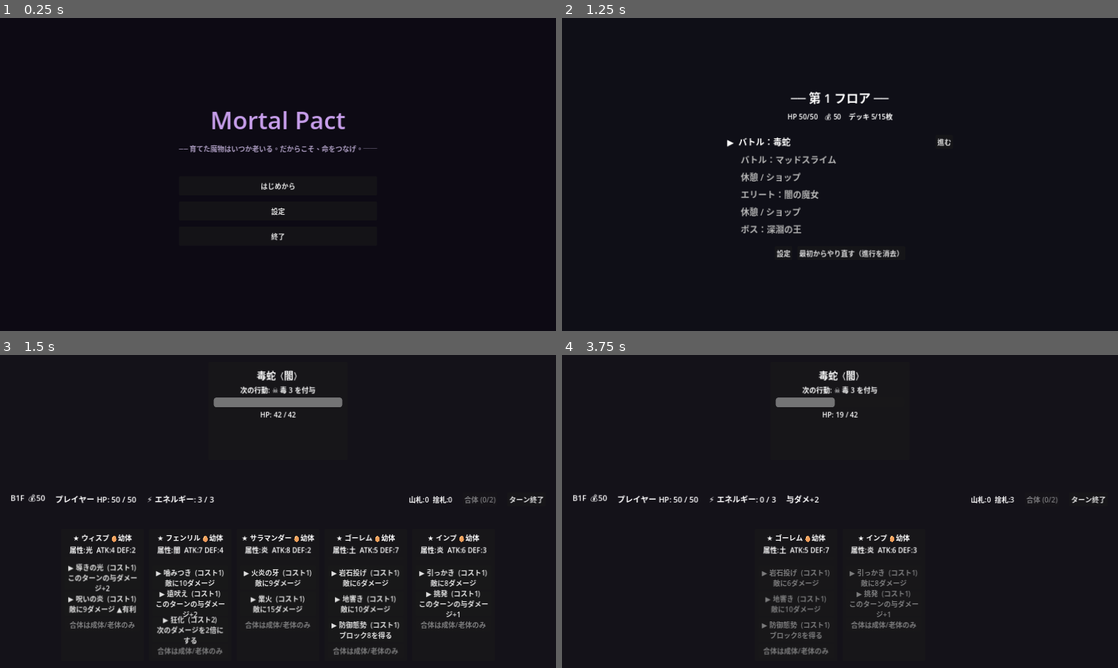
Above: before the commit, frames 1-4 (two rows, left to right).
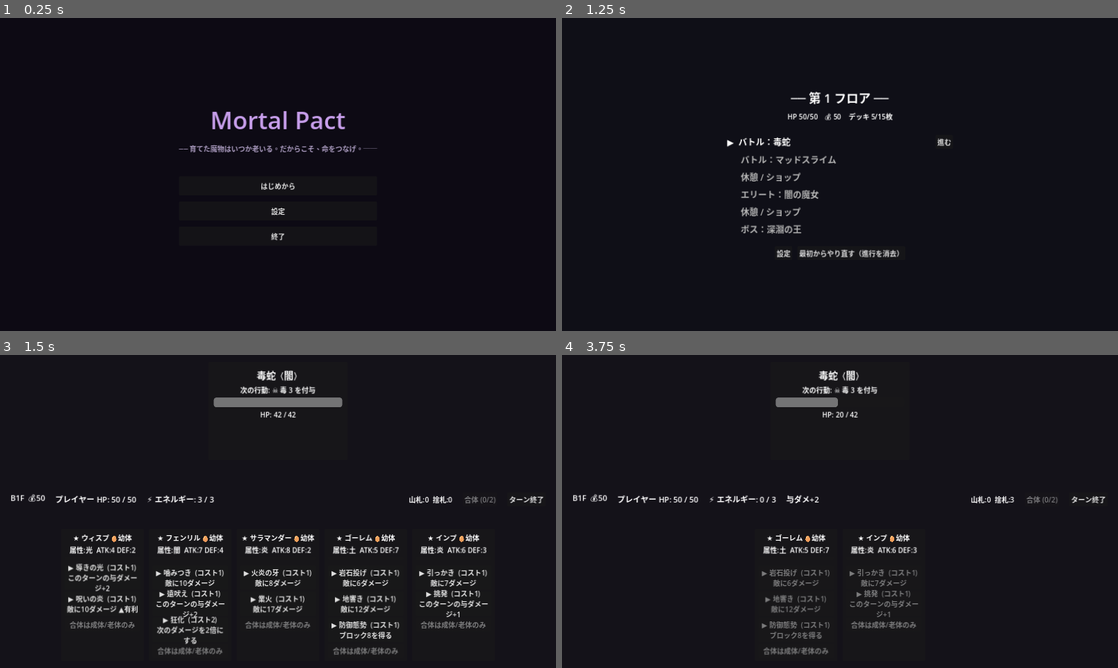
Above: after the commit, the same moments.

Repository: bakery48/mortal-pact
Game: Godot game, scene res://scenes/ui/title.tscn
Same seed, same stepped clock (60 frames per second), same inputs: the game is played once before the commit and once after it.
Inputs (mouse positions are in pixels of both pictures, inside the frame that each line leads up to):
- Up to frame 1 (0.25 s): no input
- Up to frame 2 (1.25 s): click "はじめから" at 0.5 s
- Up to frame 3 (1.5 s): click "進む" at 1.25 s
- Up to frame 4 (3.75 s): click "▶ 導きの光 (コスト1) このターンの与ダメージ+2" at 2 s; click "▶ 噛みつき (コスト1) 敵に10ダメージ" at 2.75 s; click (751, 577) at 3.5 s, where only the run before the commit has a clickable "▶ 火炎の牙 (コスト1) 敵に9ダメージ"

Frames 1-2 are identical in both runs. In frame 3, 0.2% of the frame differs, in the area x 12-81%, y 72-83%; in frame 4, less than 0.1%.

Commit message:
ステータス依存係数を技ごとに設定可能に
- CommandData に stat_scale を追加（負なら自動）
- 自動係数はコスト依存（1=0.4/2=0.7/3=1.0、大技ほどATK/DEF依存大）
- damage_bonus/guard_bonus を技の係数で計算するよう変更
- _cmd に scale 引数を追加（技ごとに上書き可能）、セーブ対応
- README更新

https://claude.ai/code/session_01SGpNd8xjjtE9S1hYpNHnwi

Diff:
--- a/scripts/command_data.gd
+++ b/scripts/command_data.gd
@@ -24,6 +24,9 @@
 @export var effect: Effect = Effect.DAMAGE
 @export var power: int = 0
 @export var description: String = ""
+## ステータス依存係数：ダメージ系はATK、ガード系はDEFにこの倍率を掛けて上乗せ。
+## 負の値（既定）なら、コストに応じた自動係数を使う（重い技ほど依存が大きい）。
+@export var stat_scale: float = -1.0
 
 # --- セーブ/ロード用シリアライズ -------------------------------------------
 
@@ -34,6 +37,7 @@
 		"effect": int(effect),
 		"power": power,
 		"description": description,
+		"stat_scale": stat_scale,
 	}
 
 static func from_dict(d: Dictionary) -> CommandData:
@@ -43,4 +47,5 @@
 	c.effect = int(d.get("effect", 0)) as Effect
 	c.power = int(d.get("power", 0))
 	c.description = String(d.get("description", ""))
+	c.stat_scale = float(d.get("stat_scale", -1.0))
 	return c
--- a/scripts/monster_data.gd
+++ b/scripts/monster_data.gd
@@ -222,21 +222,27 @@
 func effective_power(cmd: CommandData) -> int:
 	return max(0, roundi(cmd.power * _mult()))
 
-## ダメージ系コマンドに上乗せされる ATK 由来ボーナス（実効ATKの半分）。
-func damage_bonus() -> int:
-	return effective_attack() / 2
-
-## ガード系コマンドに上乗せされる DEF 由来ボーナス（実効DEFの半分）。
-func guard_bonus() -> int:
-	return effective_defense() / 2
+## コマンドのステータス依存係数。負なら自動（コストが高い技ほど依存大）。
+func _stat_scale(cmd: CommandData) -> float:
+	if cmd.stat_scale >= 0.0:
+		return cmd.stat_scale
+	return clampf(0.4 + 0.3 * float(cmd.cost - 1), 0.4, 1.0)
+
+## ダメージ系コマンドに上乗せされる ATK 由来ボーナス。
+func damage_bonus(cmd: CommandData) -> int:
+	return roundi(effective_attack() * _stat_scale(cmd))
+
+## ガード系コマンドに上乗せされる DEF 由来ボーナス。
+func guard_bonus(cmd: CommandData) -> int:
+	return roundi(effective_defense() * _stat_scale(cmd))
 
 ## コマンドの実効値（威力＋ステータス補正）を効果種別に応じて返す。
 func command_value(cmd: CommandData) -> int:
 	match cmd.effect:
 		CommandData.Effect.DAMAGE, CommandData.Effect.PIERCE:
-			return effective_power(cmd) + damage_bonus()
+			return effective_power(cmd) + damage_bonus(cmd)
 		CommandData.Effect.GUARD:
-			return effective_power(cmd) + guard_bonus()
+			return effective_power(cmd) + guard_bonus(cmd)
 		CommandData.Effect.ENERGY:
 			return cmd.power # エネルギーは段階・ステータス補正なし
 		_:
--- a/scripts/monster_factory.gd
+++ b/scripts/monster_factory.gd
@@ -5,13 +5,14 @@
 ## ・starter_monsters(): リソース欠如時のフォールバック用初期デッキ
 ## ・fuse(): 成体2体から子孫カードを生成（フェーズ3：合体システム）
 
-static func _cmd(name: String, cost: int, effect: int, power: int, desc: String) -> CommandData:
+static func _cmd(name: String, cost: int, effect: int, power: int, desc: String, scale := -1.0) -> CommandData:
 	var c := CommandData.new()
 	c.command_name = name
 	c.cost = cost
 	c.effect = effect
 	c.power = power
 	c.description = desc
+	c.stat_scale = scale # 負なら自動係数（コスト依存）
 	return c
 
 static func _monster(name: String, atk: int, def: int, element: int, growth: float, cmds: Array[CommandData]) -> MonsterData:
Not shown, changed: README.md
